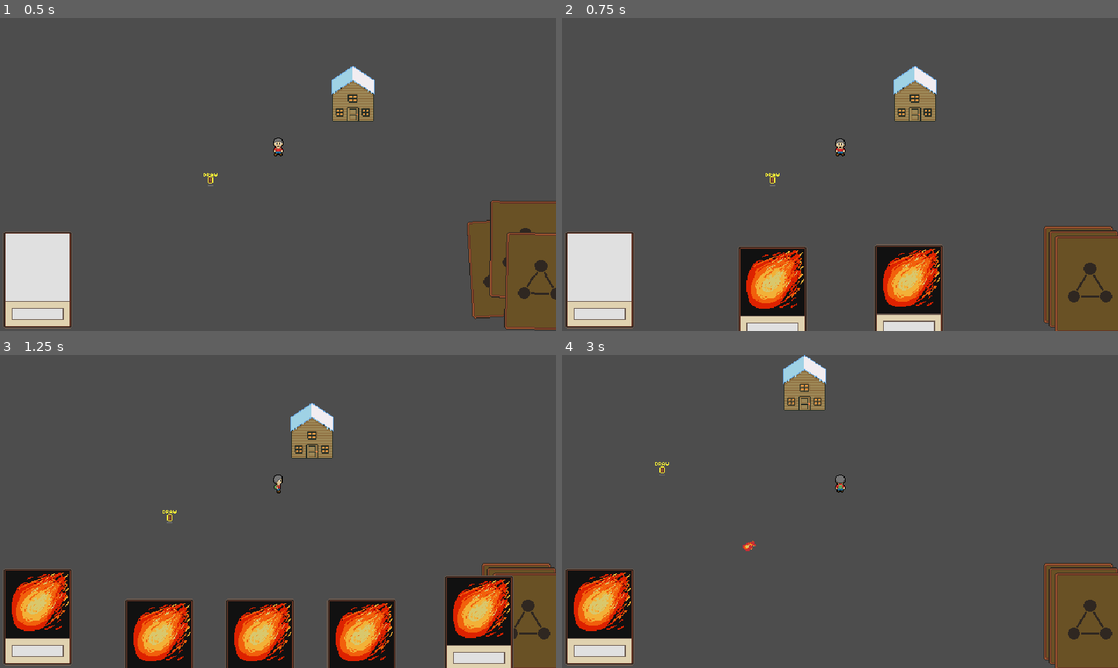
Above: before the commit, frames 1-4 (two rows, left to right).
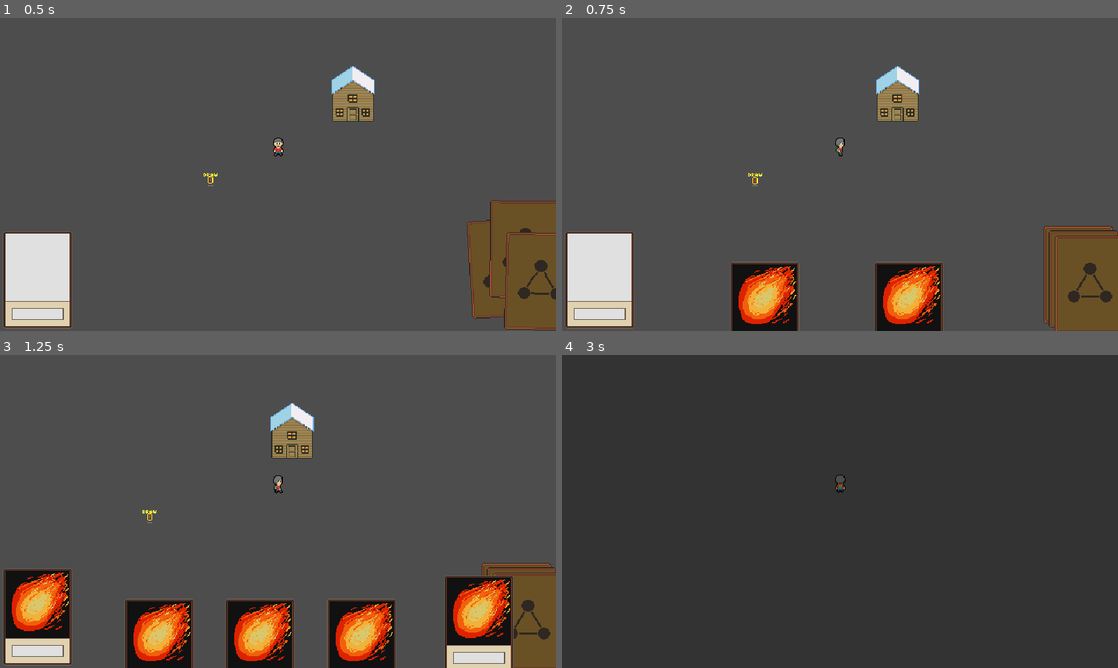
Above: after the commit, the same moments.

Repository: HaywardMorihara/action-card-game
Game: Godot game, scene res://Main.tscn
Two runs of this game, one before a commit and one after it. Both use one fixed random seed, a clock stepped at 60 frames per second and the inputs below.
Inputs (mouse positions are in pixels of both pictures, inside the frame that each line leads up to):
- Up to frame 1 (0.5 s): no input
- Up to frame 2 (0.75 s): move the mouse to (834, 309) at 0.52 s; press the mouse at (834, 309) at 0.53 s; hold D (move_right) from 0.53 s (still down)
- Up to frame 3 (1.25 s): keep holding D (move_right); tap Space (ui_select) at 0.77, 0.8, 1.07 s
- Up to frame 4 (3 s): move the mouse to (600, 617) at 1.27 s; release D (move_right) at 1.28 s; release the mouse at (600, 617) at 1.28 s; hold S (move_down) 1.28-2.03 s; tap Space (ui_select) at 1.35, 1.52, 1.82, 2.3 s; click (600, 617) at 1.55 s; press the mouse at (600, 617) at 2.03 s; hold D (move_right) 2.03-2.78 s; release the mouse at (600, 617) at 2.78 s; hold W (move_up) from 2.78 s (still down); click (600, 617) at 2.85 s

Frame 1 is identical in both runs. In frame 2, 7.6% of the frame differs, in the area x 30-69%, y 15-100%; in frame 3, 1.7%; in frame 4, 99%, in the area x 0-100%, y 0-100%.

Commit message:
Area Transition Effects

Diff:
--- a/Main.gd
+++ b/Main.gd
@@ -1,6 +1,10 @@
 extends Node2D
 
 @onready var world : Area = $Area as Area;
+@onready var card_game : CardGame = %CardGame as CardGame;
+@onready var area_transition_effects : AreaTransitionEffects = $AreaTransitionEffects as AreaTransitionEffects;
+
+@export var card_game_transition_speed : float = 0.1;
 
 func _ready() -> void:
 	# Card Effect Signals
@@ -24,8 +28,24 @@
 
 # World Signals
 func _on_area_transition(next_area_scene : Resource, player_starting_area_id : String) -> void:
+	var tween : Tween = create_tween() as Tween;
+	tween.tween_property(card_game, "position", Vector2(card_game.position.x, card_game.position.y + get_viewport_rect().size.y/2), card_game_transition_speed);
+	get_tree().paused = true;
+	area_transition_effects.play(AreaTransitionEffects.Effect.DIM_OUT);
+
 	var next_area : Area = next_area_scene.instantiate();
 	next_area.player_starting_area_id = player_starting_area_id;
+
+	await area_transition_effects.effect_finished
+
 	world.queue_free();
 	add_child(next_area);
 	world = next_area;
+
+	area_transition_effects.play(AreaTransitionEffects.Effect.DIM_IN);
+	get_tree().paused = false;
+
+	await area_transition_effects.effect_finished;
+
+	tween  = create_tween() as Tween;
+	tween.tween_property(card_game, "position", Vector2(card_game.position.x, card_game.position.y - get_viewport_rect().size.y/2), card_game_transition_speed);
--- a/Main.tscn
+++ b/Main.tscn
@@ -1,16 +1,23 @@
-[gd_scene load_steps=4 format=3 uid="uid://0bin8xomdmvi"]
+[gd_scene load_steps=5 format=3 uid="uid://0bin8xomdmvi"]
 
 [ext_resource type="Script" path="res://Main.gd" id="1_4rdem"]
 [ext_resource type="PackedScene" uid="uid://cj2ni6ca0ci5" path="res://card_game/CardGame.tscn" id="1_58oql"]
+[ext_resource type="PackedScene" uid="uid://d2f185xwp5uud" path="res://ui/AreaTransitionEffects.tscn" id="2_05xvj"]
 [ext_resource type="PackedScene" uid="uid://bpj4xdarh2m7k" path="res://world/areas/DemoArea.tscn" id="3_g1qjv"]
 
 [node name="Main" type="Node2D"]
+process_mode = 3
 script = ExtResource("1_4rdem")
+card_game_transition_speed = 0.5
 
-[node name="CanvasLayer" type="CanvasLayer" parent="."]
+[node name="Area" parent="." instance=ExtResource("3_g1qjv")]
 
-[node name="CardGame" parent="CanvasLayer" instance=ExtResource("1_58oql")]
+[node name="CardGameUI" type="CanvasLayer" parent="."]
+unique_name_in_owner = true
+
+[node name="CardGame" parent="CardGameUI" instance=ExtResource("1_58oql")]
 unique_name_in_owner = true
 process_mode = 3
 
-[node name="Area" parent="." instance=ExtResource("3_g1qjv")]
+[node name="AreaTransitionEffects" parent="." instance=ExtResource("2_05xvj")]
+process_mode = 3
--- /dev/null
+++ b/ui/AreaTransitionEffects.gd
@@ -0,0 +1,17 @@
+class_name AreaTransitionEffects extends CanvasLayer
+
+signal effect_finished
+
+enum Effect { DIM_OUT, DIM_IN }
+
+@onready var animation_player : AnimationPlayer = $AnimationPlayer as AnimationPlayer;
+
+func play(effect : Effect) -> void:
+	match (effect):
+		Effect.DIM_OUT:
+			animation_player.play("dim_out");
+		Effect.DIM_IN:
+			animation_player.play("dim_in");
+
+func _on_animation_player_animation_finished(anim_name: StringName) -> void:
+	effect_finished.emit();
--- /dev/null
+++ b/ui/AreaTransitionEffects.tscn
@@ -0,0 +1,74 @@
+[gd_scene load_steps=6 format=3 uid="uid://d2f185xwp5uud"]
+
+[ext_resource type="Script" path="res://ui/AreaTransitionEffects.gd" id="1_ckts5"]
+
+[sub_resource type="Animation" id="Animation_jgrkr"]
+resource_name = "dim"
+tracks/0/type = "value"
+tracks/0/imported = false
+tracks/0/enabled = true
+tracks/0/path = NodePath("ColorRect:modulate")
+tracks/0/interp = 1
+tracks/0/loop_wrap = true
+tracks/0/keys = {
+"times": PackedFloat32Array(0, 1),
+"transitions": PackedFloat32Array(1, 1),
+"update": 0,
+"values": [Color(1, 1, 1, 0), Color(1, 1, 1, 1)]
+}
+
+[sub_resource type="Animation" id="Animation_un6xr"]
+length = 0.001
+tracks/0/type = "value"
+tracks/0/imported = false
+tracks/0/enabled = true
+tracks/0/path = NodePath("ColorRect:modulate")
+tracks/0/interp = 1
+tracks/0/loop_wrap = true
+tracks/0/keys = {
+"times": PackedFloat32Array(0),
+"transitions": PackedFloat32Array(1),
+"update": 0,
+"values": [Color(1, 1, 1, 0)]
+}
+
+[sub_resource type="Animation" id="Animation_ccon4"]
+resource_name = "dim_in"
+tracks/0/type = "value"
+tracks/0/imported = false
+tracks/0/enabled = true
+tracks/0/path = NodePath("ColorRect:modulate")
+tracks/0/interp = 1
+tracks/0/loop_wrap = true
+tracks/0/keys = {
+"times": PackedFloat32Array(0, 1),
+"transitions": PackedFloat32Array(1, 1),
+"update": 0,
+"values": [Color(1, 1, 1, 1), Color(1, 1, 1, 0)]
+}
+
+[sub_resource type="AnimationLibrary" id="AnimationLibrary_bdphy"]
+_data = {
+"RESET": SubResource("Animation_un6xr"),
+"dim_in": SubResource("Animation_ccon4"),
+"dim_out": SubResource("Animation_jgrkr")
+}
+
+[node name="AreaTransitionEffects" type="CanvasLayer"]
+script = ExtResource("1_ckts5")
+
+[node name="AnimationPlayer" type="AnimationPlayer" parent="."]
+libraries = {
+"": SubResource("AnimationLibrary_bdphy")
+}
+
+[node name="ColorRect" type="ColorRect" parent="."]
+modulate = Color(1, 1, 1, 0)
+anchors_preset = 15
+anchor_right = 1.0
+anchor_bottom = 1.0
+grow_horizontal = 2
+grow_vertical = 2
+color = Color(0, 0, 0, 1)
+
+[connection signal="animation_finished" from="AnimationPlayer" to="." method="_on_animation_player_animation_finished"]
--- a/world/areas/Area.tscn
+++ b/world/areas/Area.tscn
@@ -4,6 +4,7 @@
 [ext_resource type="PackedScene" uid="uid://b2wnebsb3crkv" path="res://world/player/Player.tscn" id="2_poops"]
 
 [node name="Area" type="Node2D"]
+process_mode = 1
 script = ExtResource("1_yuf2n")
 
 [node name="Player" parent="." instance=ExtResource("2_poops")]
